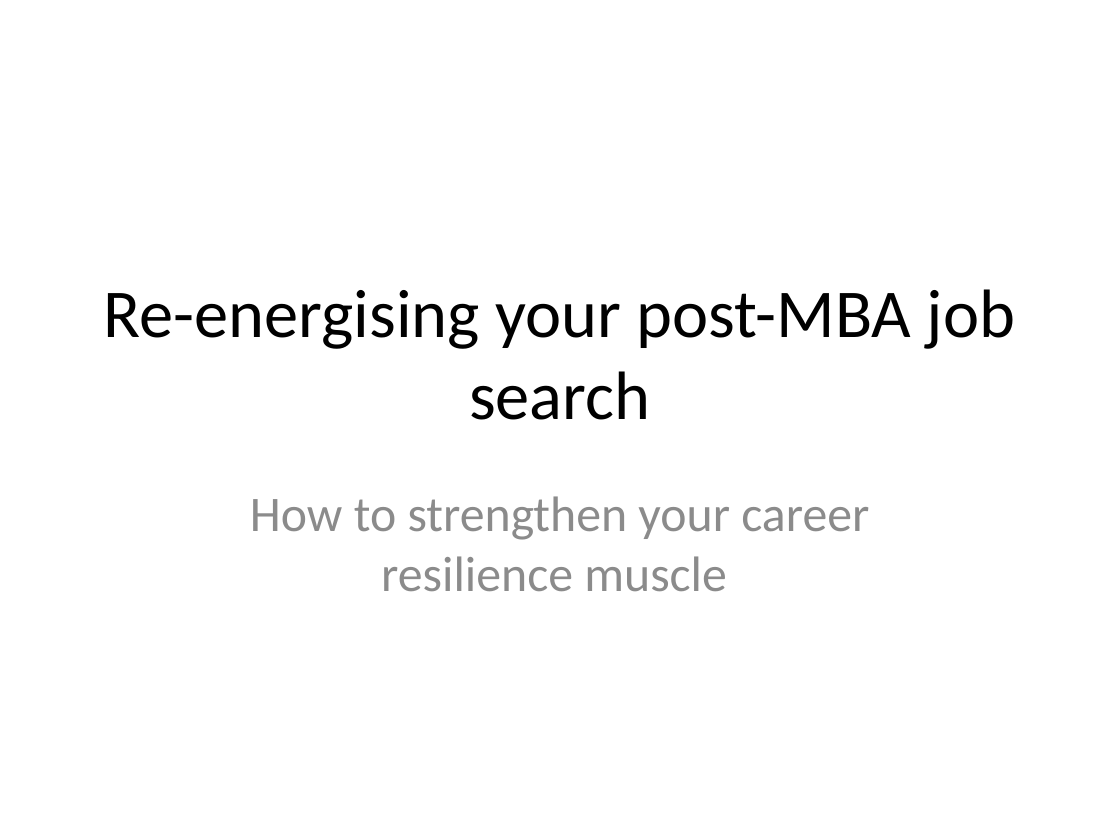
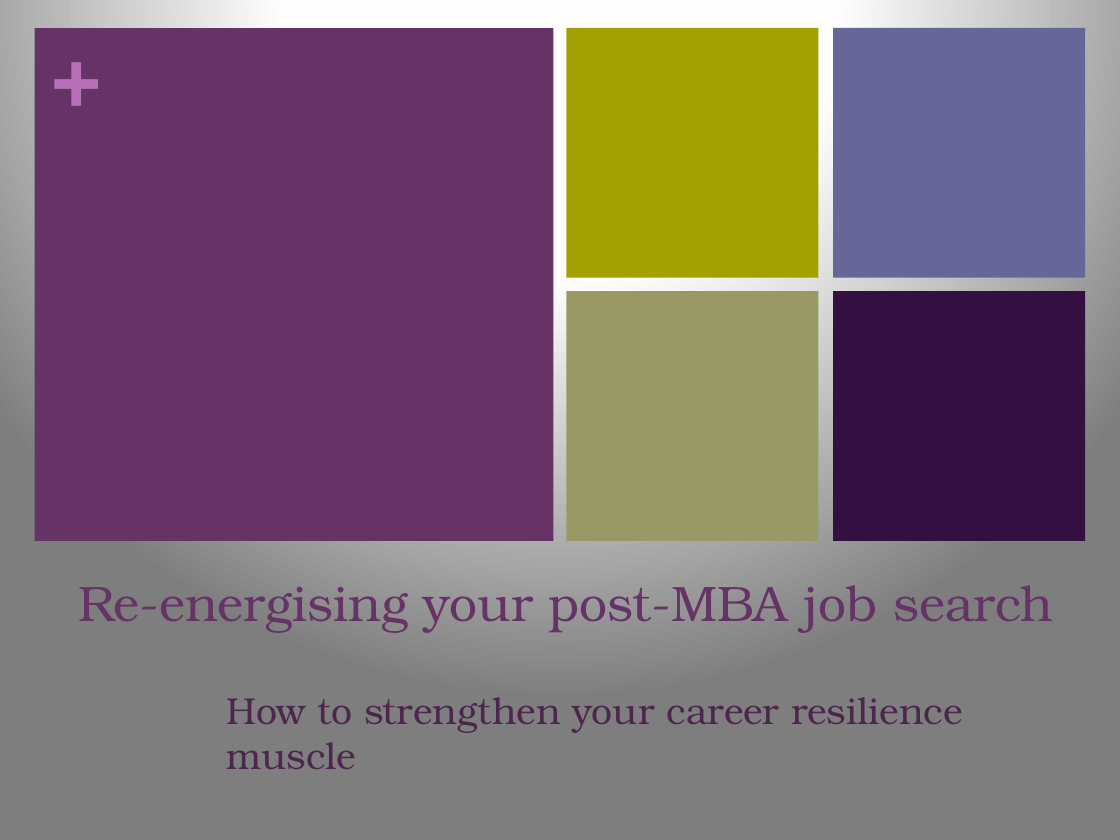
Before and after one commit to dpetousis/test, a slide deck: slide 1 of LBS Presentation.pptx. Drawn at 1120x840 pixels with LibreOffice and Linux fonts; fonts in the diff are those of the drawing. Boxes give left, top, right and bottom in pixels: in the first picture for what was removed or moved away, otherwise in the second. Text is boxed around its words. In the diff, an @@ line names an element or a change of style, - is before the commit and + after.

```diff
--- a/LBS Presentation.pptx
+++ b/LBS Presentation.pptx
@@ background #FFFFFF to gradient #FFFFFF to #FEFEFE to #7F7F7F @@
@@ rectangle added at [35,28,553,541], fill #663366 @@
@@ text added at [52,21,102,123], 54 pt, text #B870B8, bold @@
++
@@ rectangle added at [567,28,819,278], fill #A3A101 @@
@@ rectangle added at [833,28,1085,278], fill #666699 @@
@@ rectangle added at [567,291,819,541], fill #999966 @@
@@ rectangle added at [833,291,1085,541], fill #330F42 @@
@@ title "Re-energising your post-MBA job search": place and size @@
-title "Re-energising your post-MBA job search" at [104,289,1015,420]
+title "Re-energising your post-MBA job search" at [78,585,1053,633]
@@ title "Re-energising your post-MBA job search" at [78,585,1053,633]: size 44 to 32 pt, font Calibri to TeX Gyre Bonum, text colour #000000 to #663366; alignment centre to left; vertical alignment middle to top @@
@@ subtitle "How to strengthen your career ...": place and size @@
-subtitle "How to strengthen your career ..." at [250,496,869,591]
+subtitle "How to strengthen your career ..." at [226,697,963,769]
@@ subtitle "How to strengthen your career ..." at [226,697,963,769]: size 32 to 24.1 pt, font Calibri to TeX Gyre Bonum, text colour #8C8C8C to #4D264D; alignment centre to left; less space between paragraphs @@
```
Also in this commit, not shown: 8 other slides changed, 1 slide added, 1 slide removed.
